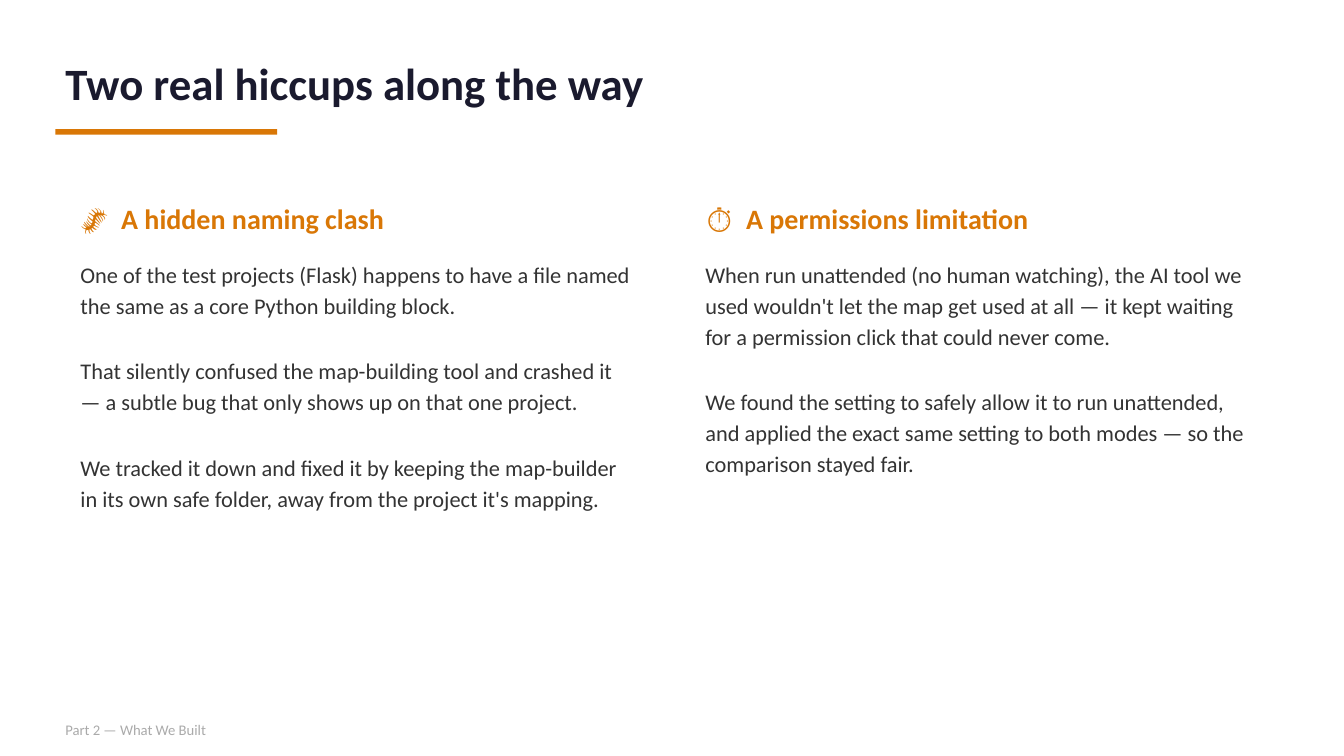
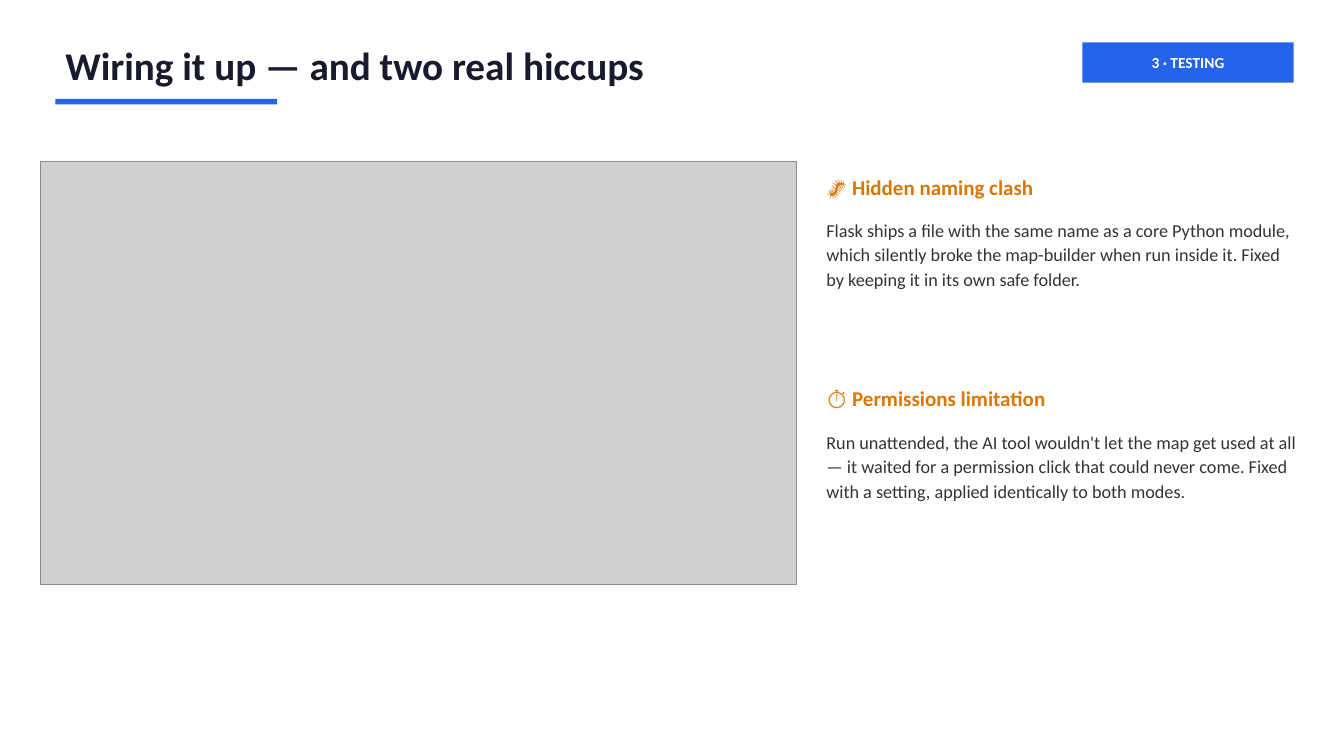
Before and after one commit to shobhit0521/Test_context, a slide deck: slide 7 of presentation/ContextAI_Evaluation.pptx (slide 11 before the commit). Drawn at 1344x756 pixels with LibreOffice and Linux fonts; fonts in the diff are those of the drawing; grey boxes stand for pictures. Boxes give left, top, right and bottom in pixels: in the first picture for what was removed or moved away, otherwise in the second. Text is boxed around its words. In the diff, an @@ line names an element or a change of style, - is before the commit and + after.

```diff
--- a/presentation/ContextAI_Evaluation.pptx
+++ b/presentation/ContextAI_Evaluation.pptx
@@ text at (65,52,644,87): text changed; size 32 to 28 pt @@
-Two real hiccups along the way
+Wiring it up — and two real hiccups
@@ rectangle added at (1083,42,1294,83), fill #2563EB, 11 pt, text #FFFFFF, bold @@
+3 · TESTING
@@ rectangle: place and size @@
-rectangle at (55,129,277,135)
+rectangle at (55,99,277,105)
@@ rectangle at (55,99,277,105): fill #D97706 to #2563EB @@
@@ picture added at (40,161,797,585) @@
@@ text at (852,180,1033,199): text changed; size 20 to 15 pt @@
-🐛 A hidden naming clash
+🐛 Hidden naming clash
@@ text added at (826,224,1290,289), 13 pt, text #333333 @@
+Flask ships a file with the same name as a core Python module, which silently broke the map-builder when run inside it. Fixed by keeping it in its own safe folder.
@@ text removed at (80,267,629,511) @@
-One of the test projects (Flask) happens to have a file named the same as a core Python building block.
-That silently confused the map-building tool and crashed it — a subtle bug that only shows up on that one project.
-We tracked it down and fixed it by keeping the map-builder in its own safe folder, away from the project it's mapping.
@@ text at (852,391,1046,406): text changed; size 20 to 15 pt @@
-⏱️ A permissions limitation
+⏱️ Permissions limitation
@@ text at (826,436,1296,501): text changed; size 16 to 13 pt @@
-When run unattended (no human watching), the AI tool we used wouldn't let the map get used at all — it kept waiting for a permission click that could never come.
-We found the setting to safely allow it to run unattended, and applied the exact same setting to both modes — so the comparison stayed fair.
+Run unattended, the AI tool wouldn't let the map get used at all — it waited for a permission click that could never come. Fixed with a setting, applied identically to both modes.
@@ text removed at (65,725,206,735) @@
-Part 2 — What We Built
```
Also in this commit, not shown: 5 other slides changed, 7 slides added, 20 slides removed, 7 other files.
